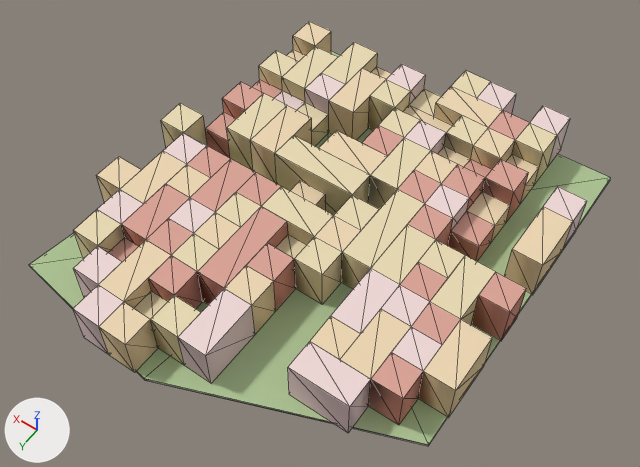
The glTF model godot_project/remake/sky/islands/SKY-005.lod2.glb, before and after one commit.
Camera for both pictures: a 50 mm lens placed at (-152.0, 223.0, 336.0), pointed at (4.0, 4.0, -9.0). The lights are fixed; the arrows at lower left show +X, +Y and +Z. The picture after the commit comes second. Mesh edges are drawn as thin lines. Vertices at exactly the same position are counted once.

In view in the first picture: 'deck', 'rock', 'warren_hull'.
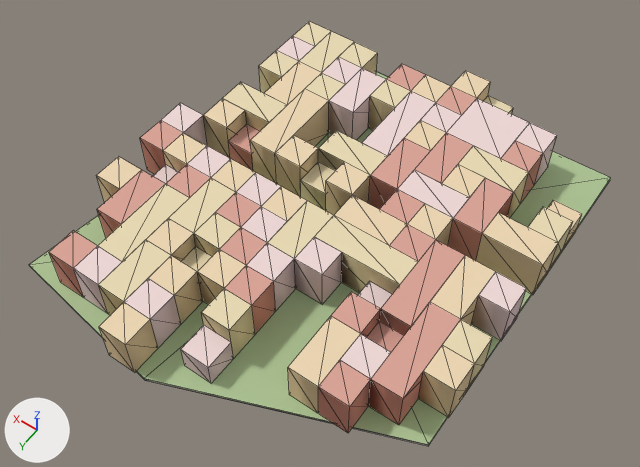
Edits to the scene script, one JSON object a line:
```json
{"block": "me_warren_hull", "where": "# used by ob_warren_hull; location = (0.0, 0.0, 0.0)"}
{"op": "remove", "block": "me_warren_hull", "code": "me_warren_hull.from_pydata(...)  # 387 vertices, 950 faces; spans x -99.0..96.0, y -108.0..117.0, z 0.0..23.0"}
{"op": "add", "block": "me_warren_hull", "code": "me_warren_hull.from_pydata(...)  # 364 vertices, 870 faces; spans x -99.0..96.0, y -108.0..117.0, z 0.0..23.0"}
{"block": "me_warren_hull", "change": "me_warren_hull part 1: 81 vertices removed from x -99.0..81.0, y -108.0..117.0, z 0.0..23.0; 56 vertices added at x -99.0..96.0, y -108.0..102.0, z 0.0..23.0"}
{"block": "me_warren_hull", "change": "me_warren_hull part 2: 2 vertices added at x -99.0, y 42.0, z 0.0..23.0"}
{"block": "me_warren_hull", "change": "me_warren_hull part 3: 316 kept faces spanning x -99.0..96.0, y -108.0..102.0, z 0.0..23.0 get new vertex colours"}
```

What differs and where, as boxes [x1, y1, x2, y2] in the pictures (640 x 467 px; the box of a moved part takes in the faces that stretch with it):
```json
{"object": "warren_hull", "change": "reshaped", "before": [73, 21, 587, 433], "after": [49, 21, 582, 433]}
{"part": 1, "of": "me_warren_hull", "change": "moved or reshaped", "before": [73, 49, 587, 407], "after": [49, 82, 582, 433]}
{"part": 2, "of": "me_warren_hull", "change": "added", "after": [443, 320, 493, 417], "on screen": "beige"}
{"part": 3, "of": "me_warren_hull", "change": "recoloured", "before": [98, 30, 557, 433], "after": [98, 30, 557, 433]}
```
